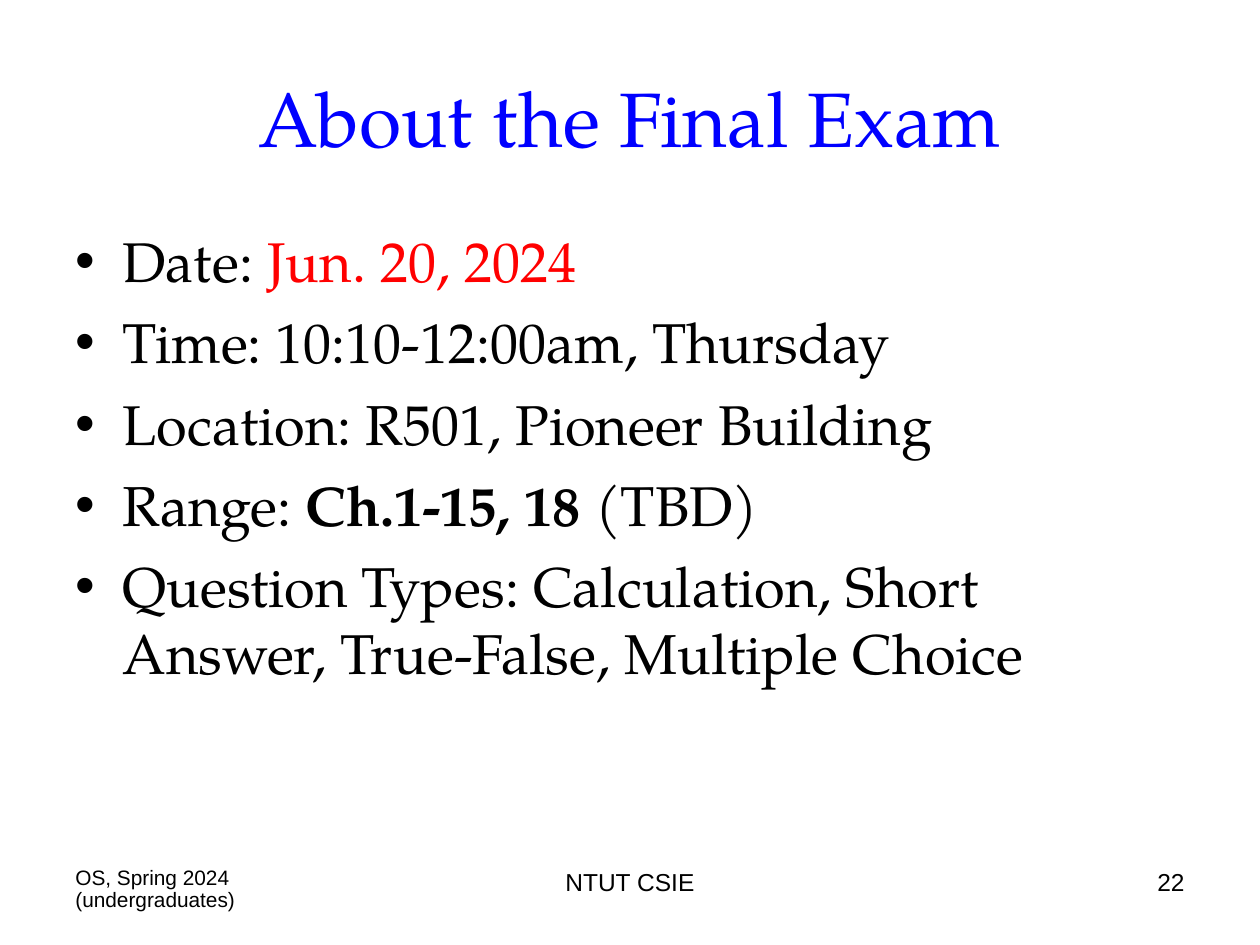
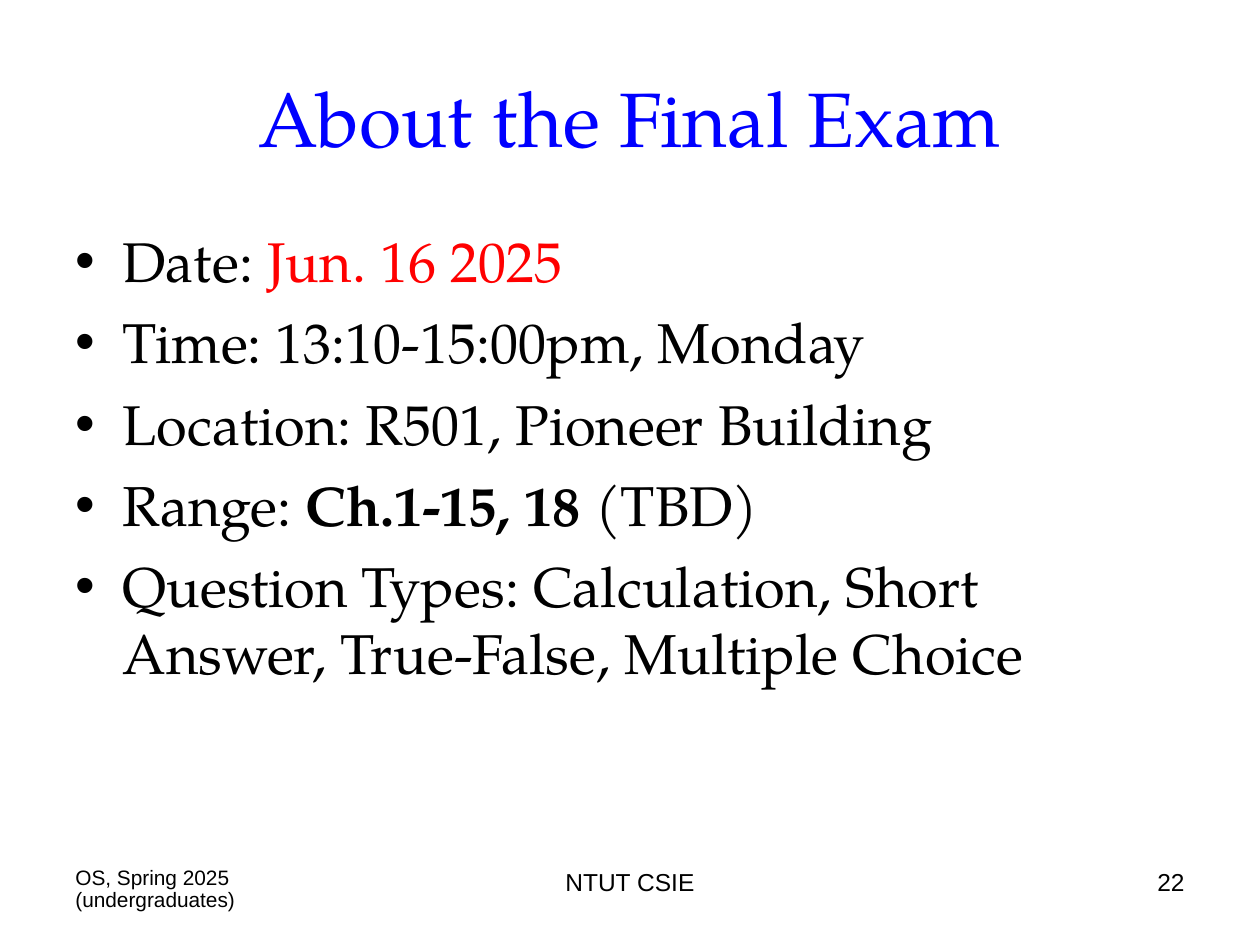
Before and after one commit to chriswjh/chriswjh.github.io, a slide deck: slide 22 of OSu/00-Overview.ppt. Drawn at 1260x945 pixels with LibreOffice and Linux fonts; fonts in the diff are those of the drawing. Boxes give left, top, right and bottom in pixels: in the first picture for what was removed or moved away, otherwise in the second. Text is boxed around its words. In the diff, an @@ line names an element or a change of style, - is before the commit and + after.

```diff
--- a/OSu/00-Overview.ppt
+++ b/OSu/00-Overview.ppt
@@ text at <box>123,243,865,379</box>: text changed @@
-• Date: Jun. 20, 2024
-• Time: 10:10-12:00am, Thursday
+• Date: Jun. 16 2025
+• Time: 13:10-15:00pm, Monday
@@ text at <box>75,870,235,912</box>: text changed @@
-OS, Spring 2024 (undergraduates)
+OS, Spring 2025 (undergraduates)
```
Also in this commit, not shown: 23 other slides changed, 5 other files.
